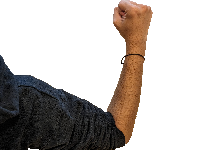
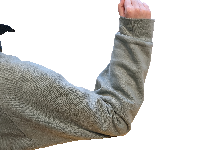
Layered file, before and after one edit (200px x 150px). Changes by layer:
added layer "Vi" above "Madhav" over box(0, 0, 155, 150)
hid "Madhav" over box(0, 0, 153, 150)
